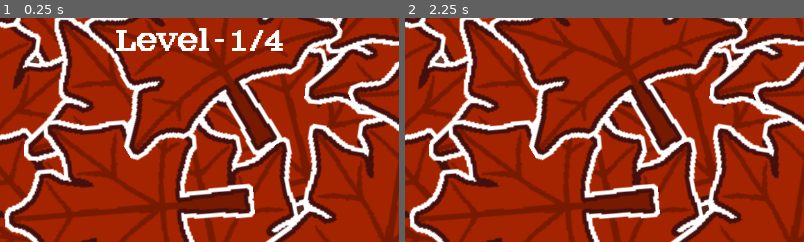
Above: before the commit, frames 1-2 (left to right).
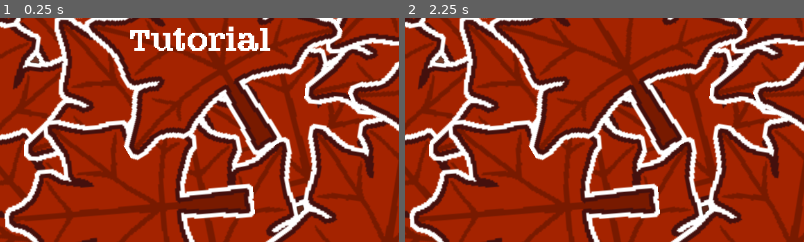
Above: after the commit, the same moments.

Repository: wewewer123/Cozy-Chaos-Fall-2025
Game: Godot game, scene res://scenes/world/Levels/tutorial.tscn
Two runs of this game, one before a commit and one after it. Both use one fixed random seed, a clock stepped at 60 frames per second and the inputs below. This scene is started directly instead of the project's main scene.
Inputs (mouse positions are % of the whole screen's width and height, from its top left):
- Up to frame 1 (0.25 s): no input
- Up to frame 2 (2.25 s): tap Enter at 0.5, 2 s; move the mouse to (72, 45) at 0.52 s; hold D (right) 0.53-1.28 s; tap G (read_leaf) at 0.6 s; click (72, 45) at 0.67 s; tap Space at 1.25 s; move the mouse to (30, 55) at 1.27 s; hold A (left) 1.28-2.03 s; tap H (read_lives) at 1.35 s; move the mouse to (60, 28) at 2.02 s; hold D (right) from 2.03 s (still down); tap T at 2.1 s
The pictures show only the part of the screen within x 25-75%, y 45-94%; the shares and areas given below are measured in that part.

The runs differ from the first frame. In frame 1, 2.4% of the frame differs, in the area x 29-71%, y 3-15%; in frame 2, nothing differs.

Commit message:
Adds Tutorial Level Description Text

Diff:
--- a/scripts/ui/hud.gd
+++ b/scripts/ui/hud.gd
@@ -8,10 +8,10 @@
 var empty_hear_res:PackedScene = load("res://scenes/ui/ingame hud/hearth_empty.tscn")
 
 func _ready() -> void:
-	$MarginContainer/CenterContainer/Label.text = "Level - " + str(GameManager.current_level) + "/4"
 	$Timer.start()
 
-func init() -> void:
+func init(level_headline:String) -> void:
+	$MarginContainer/CenterContainer/Label.text = level_headline
 	for x in range(Globals.max_player_health):
 		add_heart()
 
--- a/scripts/world/main.gd
+++ b/scripts/world/main.gd
@@ -12,7 +12,7 @@
 	GameManager.player = player
 	GameManager.curr_lane_spawner = spawner
 
-	hud.init()
+	hud.init("Level - " + str(GameManager.current_level) + "/4")
 	spawner.init(lane_object_parent, player_locator)
 	player.init(spawner)
 	player_locator.init(player)
--- a/scripts/world/tutorial.gd
+++ b/scripts/world/tutorial.gd
@@ -16,7 +16,7 @@
 	GameManager.player = _player
 	GameManager.curr_lane_spawner = _spawner
 
-	hud.init()
+	hud.init("Tutorial")
 	_spawner.init(lane_object_parent, _player_locator)
 	_player.init(_spawner)
 	_player_locator.init(_player)
